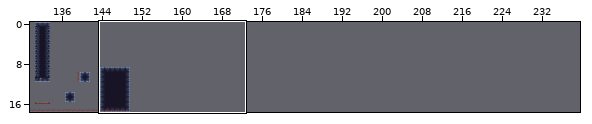
Tiled map: Levels/Map 2.tmx. Above, an overview of the earlier version with the close-up marked.
Close-up. Earlier state:
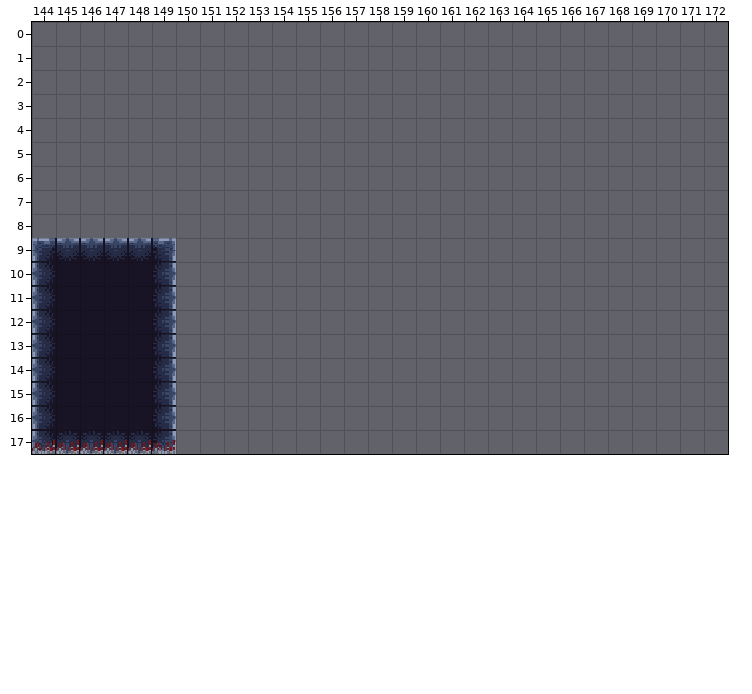
Cells are 16x16 px. Shown: x 144..172, y 0..17. The commit also changed other parts of the map, which this record leaves out. The old version is drawn lined up with the new one.
The result:
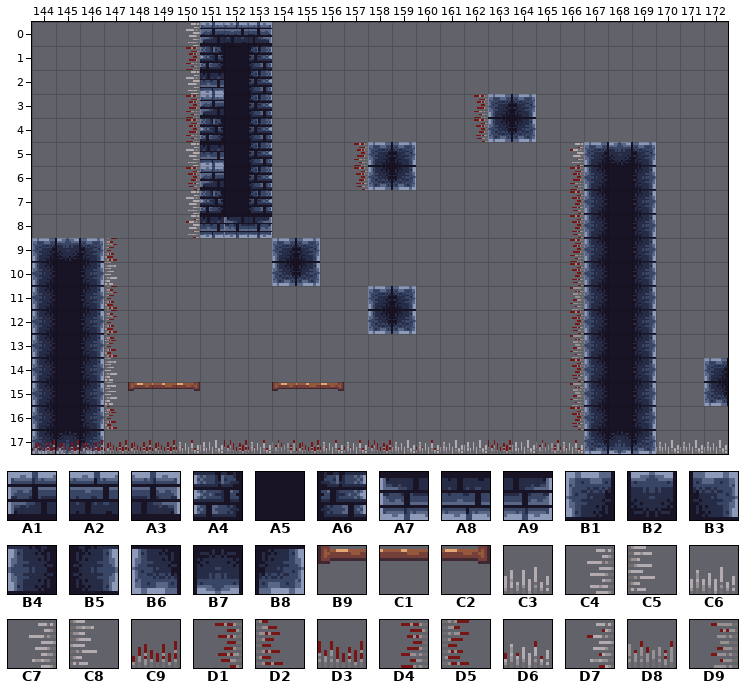
Key: from "Dungeon Tile Set": A1 16 "Tiles", A2 17 "Tiles", A3 18 "Tiles", A4 31 "Tiles", A5 32 "Tiles", A6 33 "Tiles", A7 46 "Tiles", A8 47 "Tiles", A9 48 "Tiles", B1 76 "Tiles", B2 77 "Tiles", B3 78 "Tiles", B4 91 "Tiles", B5 93 "Tiles", B6 106 "Tiles", B7 107 "Tiles", B8 108 "Tiles", B9 136 "platform", C1 137 "platform", C2 138 "platform", C3 211 "Deadly", C4 211 turned 270 "Deadly", C5 211 turned 90 "Deadly", C6 212 "Deadly", C7 212 turned 270 "Deadly", C8 212 turned 90 "Deadly", C9 213 "Deadly", D1 213 turned 270 "Deadly", D2 213 turned 90 "Deadly", D3 214 "Deadly", D4 214 turned 270 "Deadly", D5 214 turned 90 "Deadly", D6 215 "Deadly", D7 215 turned 270 "Deadly", D8 216 "Deadly", D9 216 turned 270 "Deadly".
__ is an empty cell.
From old to new:
map size 150x18 -> 300x18 cells
Layer "Walkable tiles":
y 0: x 150..153 __ __ __ __ -> C7 A1 A2 A3
y 1: x 150..153 __ __ __ __ -> D4 A4 A5 A6
y 2: x 150..153 __ __ __ __ -> C4 A8 A5 A6
y 3: x 150..153 __ __ __ __ -> D4 A1 A5 A6; x 162..164 __ __ __ -> D4 B1 B3
y 4: x 150..153 __ __ __ __ -> D4 A4 A5 A6; x 162..164 __ __ __ -> D1 B6 B8
y 5: x 150..153 __ __ __ __ -> C7 A8 A5 A6; x 157..159 __ __ __ -> D4 B1 B3; x 167..169 __ __ __ -> B1 B2 B3
y 6: x 150..153 __ __ __ __ -> D1 A1 A5 A6; x 157..159 __ __ __ -> D1 B6 B8
y 7: x 150..153 __ __ __ __ -> C7 A4 A5 A6
y 8: x 150..153 __ __ __ __ -> D7 A8 A7 A9
y 9: x 146..149 B2 B2 B2 B3 -> B3 D5 __ __; x 154..155 __ __ -> B1 B3
y 10: x 146..149 A5 A5 A5 B5 -> B5 C8 __ __; x 154..155 __ __ -> B6 B8
y 11: x 146..149 A5 A5 A5 B5 -> B5 D5 __ __; x 158..159 __ __ -> B1 B3
y 12: x 146..149 A5 A5 A5 B5 -> B5 D5 __ __; x 158..159 __ __ -> B6 B8
y 13: x 146..149 A5 A5 A5 B5 -> B5 D2 __ __
y 14: x 146..149 A5 A5 A5 B5 -> B5 C8 __ __
y 15: x 146..150 A5 A5 A5 B5 __ -> B5 C5 B9 C1 C2; x 154..156 __ __ __ -> B9 C1 C2
y 16: x 146..149 A5 A5 A5 B5 -> B5 D2 __ __
y 17: x 146..149 B7 B7 B7 B8 -> B8 __ __ __; x 167..169 __ __ __ -> B6 B7 B8
Layer "deadly":
y 5: x 166 __ -> D7
y 6: x 166..169 __ __ __ __ -> D4 B4 A5 B5
y 7..8: x 166..169 __ __ __ __ -> D1 B4 A5 B5
y 9: x 166..169 __ __ __ __ -> D4 B4 A5 B5
y 10: x 166..169 __ __ __ __ -> D1 B4 A5 B5
y 11: x 166..169 __ __ __ __ -> D9 B4 A5 B5
y 12: x 166..169 __ __ __ __ -> D1 B4 A5 B5
y 13: x 166..169 __ __ __ __ -> D9 B4 A5 B5
y 14: x 166..169 __ __ __ __ -> D1 B4 A5 B5; x 172 __ -> B1
y 15: x 166..169 __ __ __ __ -> D9 B4 A5 B5; x 172 __ -> B6
y 16: x 166..169 __ __ __ __ -> D1 B4 A5 B5
y 17: x 150..166 __ __ __ __ __ __ __ __ __ __ __ __ __ __ __ __ __ -> D6 C3 D3 D6 D8 C9 D6 D6 D3 C6 D6 C6 C3 D3 C3 D8 D6; x 170..172 __ __ __ -> C6 C6 C6
Boxes around the changes in both close-ups, in picture pixels (x1, y1, x2, y2):
changed: (81, 22, 728, 454)
